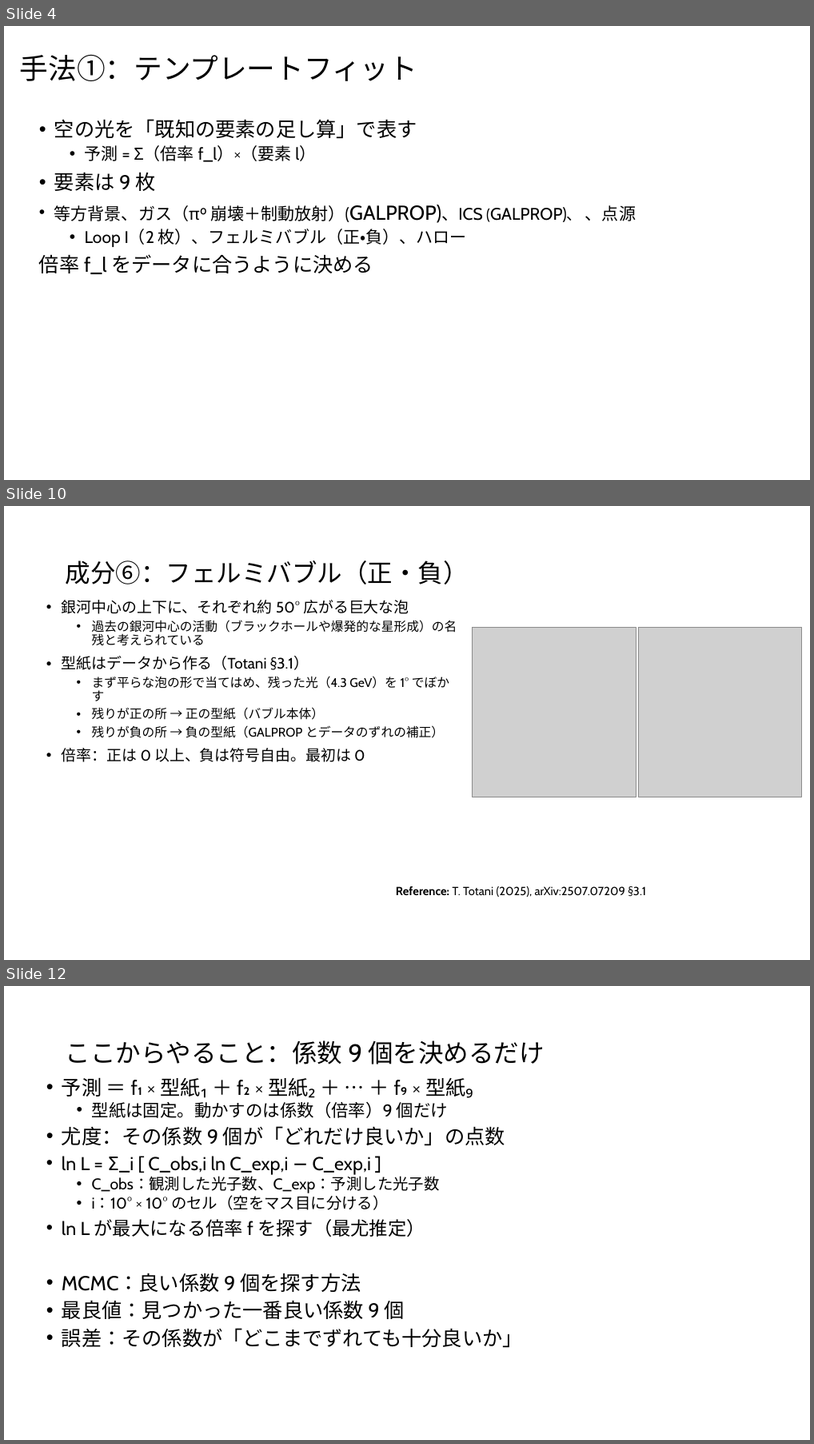
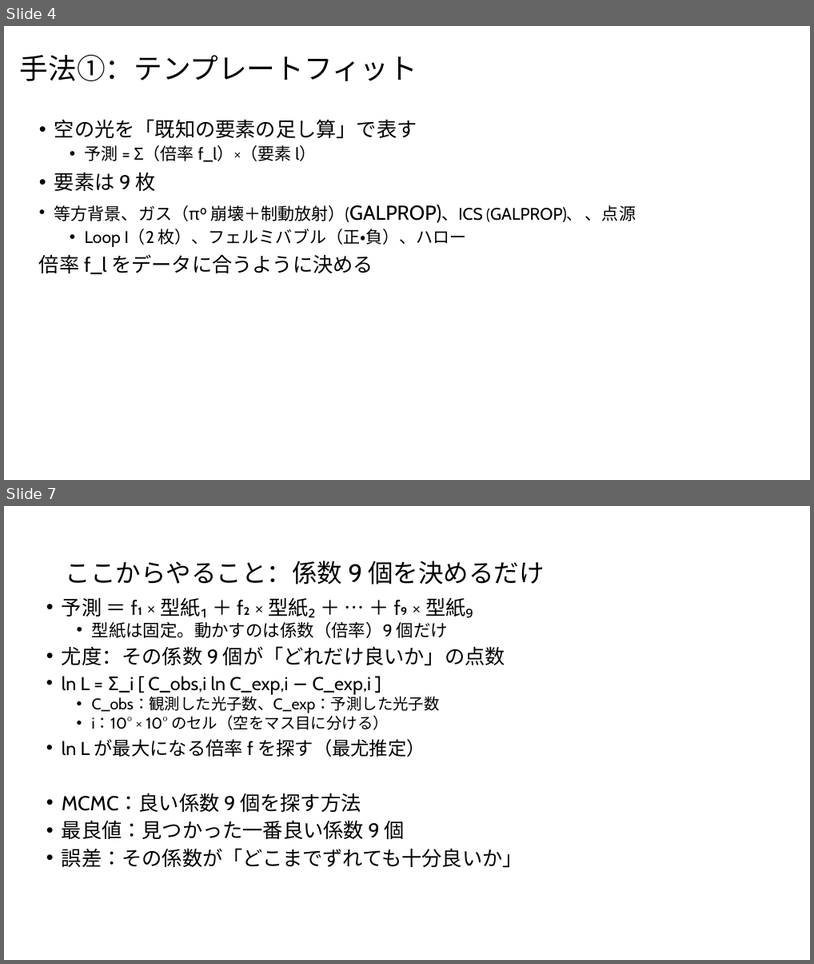
Before and after one commit to Mikann20041029/darkmatter-slides, a slide deck: slides/2026-10-03_研究進捗報告_claude.pptx. Shown one above the other, each under a label of ours: slides 4, 10 and 12 before the commit, slides 4 and 7 after it; the slides between them are not shown. The pictures are 814x1444 and 814x964 pixels, drawn with LibreOffice and Linux fonts; fonts in the diff are those of the drawing; grey boxes stand for pictures. Boxes give left, top, right and bottom in pixels: in the first picture for what was removed or moved away, otherwise in the second. Text is boxed around its words. In the diff, an @@ line names an element or a change of style, - is before the commit and + after.

```diff
--- a/slides/2026-10-03_研究進捗報告_claude.pptx
+++ b/slides/2026-10-03_研究進捗報告_claude.pptx
@@ slide 10 removed at box(4, 506, 810, 960), background #FFFFFF @@
@@ title removed at box(66, 560, 469, 584) @@
-成分⑥：フェルミバブル（正・負）
@@ text removed at box(62, 600, 458, 762) @@
-• 銀河中心の上下に、それぞれ約 50° 広がる巨大な泡
-  • 過去の銀河中心の活動（ブラックホールや爆発的な星形成）の名残と考えられている
-• 型紙はデータから作る（Totani §3.1）
-  • まず平らな泡の形で当てはめ、残った光（4.3 GeV）を 1° でぼかす
-  • 残りが正の所 → 正の型紙（バブル本体）
-  • 残りが負の所 → 負の型紙（GALPROP とデータのずれの補正）
-• 倍率：正は 0 以上、負は符号自由。最初は 0
@@ picture removed at box(473, 627, 636, 796) @@
@@ picture removed at box(639, 627, 802, 796) @@
@@ text removed at box(396, 886, 646, 896) @@
-Reference: T. Totani (2025), arXiv:2507.07209 §3.1
@@ what was slide 12 is now slide 7 @@
```
Also in this commit, not shown: 10 slides changed, 1 slide added, 5 other slides removed.
